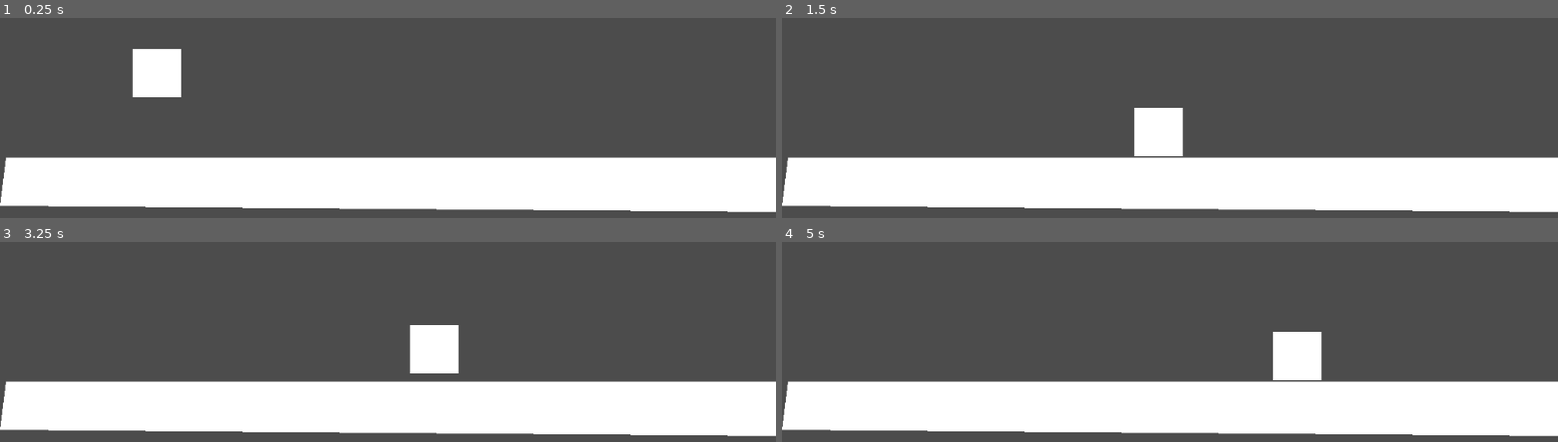
Above: before the commit, frames 1-4 (two rows, left to right).
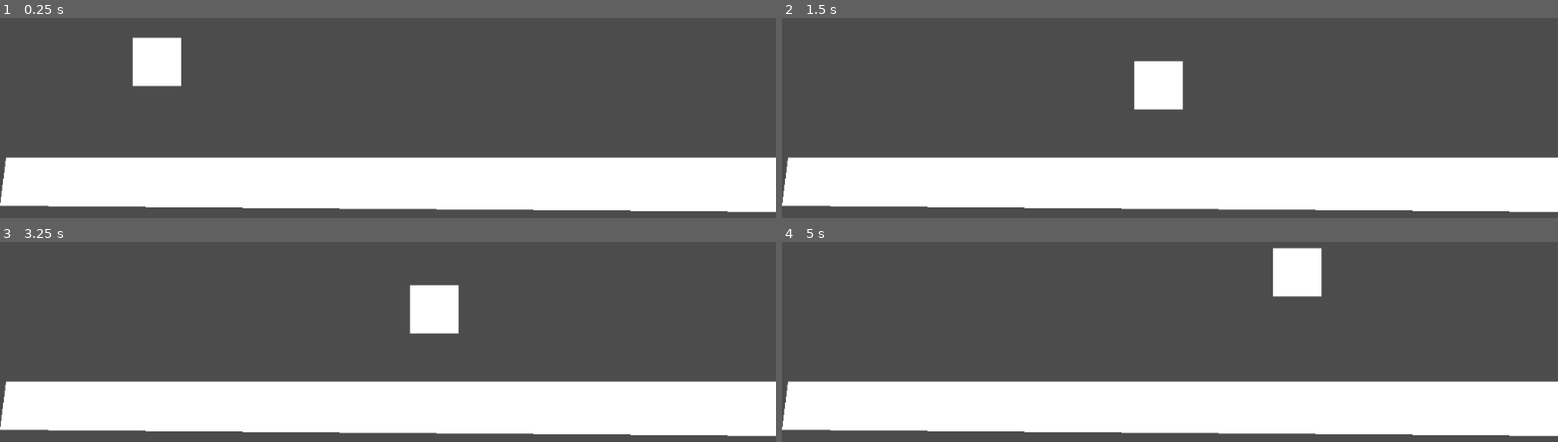
Above: after the commit, the same moments.

Repository: bahaaEldeen1999/back-2-you
Game: Godot game, scene res://Arena.tscn
Two runs of this game, one before a commit and one after it. Both use one fixed random seed, a clock stepped at 60 frames per second and the inputs below.
Inputs:
- Up to frame 1 (0.25 s): no input
- Up to frame 2 (1.5 s): hold Right (ui_right) from 0.53 s (still down); tap Up (ui_up) at 0.77 s
- Up to frame 3 (3.25 s): tap Up (ui_up) at 1.52, 3.02 s; release Right (ui_right) at 2.03 s; hold Left (ui_left) 2.03-2.78 s; hold Right (ui_right) from 2.78 s (still down)
- Up to frame 4 (5 s): tap Up (ui_up) at 3.77, 4.52 s; release Right (ui_right) at 4.28 s; hold Left (ui_left) from 4.28 s (still down)

The runs differ from the first frame. In frame 1, 0.7% of the frame differs, in the area x 17-24%, y 9-40%; in frame 2, 3.0%; in frame 3, 2.6%; in frame 4, 3.1%, in the area x 63-70%, y 2-70%.

Commit message:
fix jump forces

Diff:
--- a/scripts/Player.gd
+++ b/scripts/Player.gd
@@ -1,11 +1,11 @@
 extends KinematicBody2D
 
 export var MAX_SPEED = 405;
-export var GRAVITY = 500;
+export var GRAVITY = 100;
 export var MAX_JUMP_COUNT = 2;
 export var ACCELERATION = 300;
-export var JUMP_FORCE = [6000,8000];
-export var GRAVITY_INCREASE_FACTOR = 1.05;
+export var JUMP_FORCE = [300,250];
+export var GRAVITY_INCREASE_FACTOR = 1.1;
 var snap = true;
 var curr_jump_counter = 0;
 var velocity = Vector2.ZERO;
@@ -21,7 +21,7 @@
 	position.x += velocity.x;
 	if (is_on_floor() || curr_jump_counter < MAX_JUMP_COUNT) && direction.y > 0:
 		snap = false;
-		velocity.y -= direction.y*delta*JUMP_FORCE[curr_jump_counter];
+		velocity.y -=  JUMP_FORCE[curr_jump_counter];
 		curr_jump_counter+=1;
 	elif !is_on_floor():
 		snap = false;
@@ -29,13 +29,13 @@
 		gravity *= GRAVITY_INCREASE_FACTOR
 	var snap_vector =  Vector2(0, 64) if snap  else Vector2.ZERO;
 	move_and_slide_with_snap(velocity,snap_vector,Vector2(0,-1));
-	print(velocity.y)
+	#print(velocity.y)
 	if is_on_floor():
 		snap = true
 		curr_jump_counter = 0
 		velocity.y = 0
 		gravity = GRAVITY
-	print(curr_jump_counter)
+	#print(curr_jump_counter)
 
 
 func getPressDirection():
